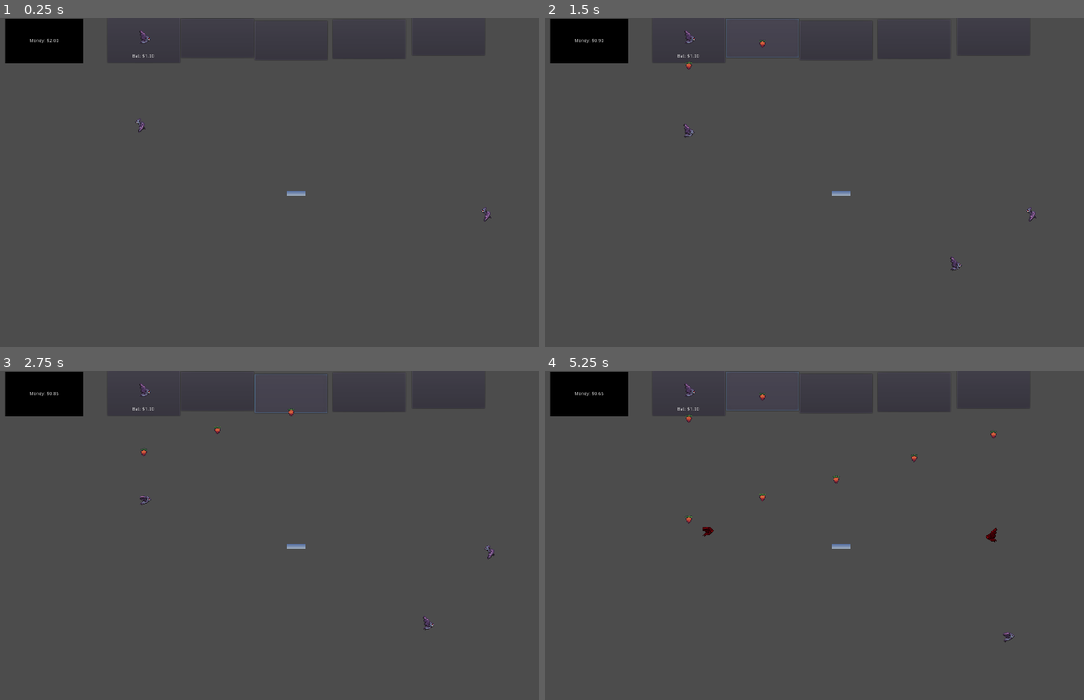
Above: before the commit, frames 1-4 (two rows, left to right).
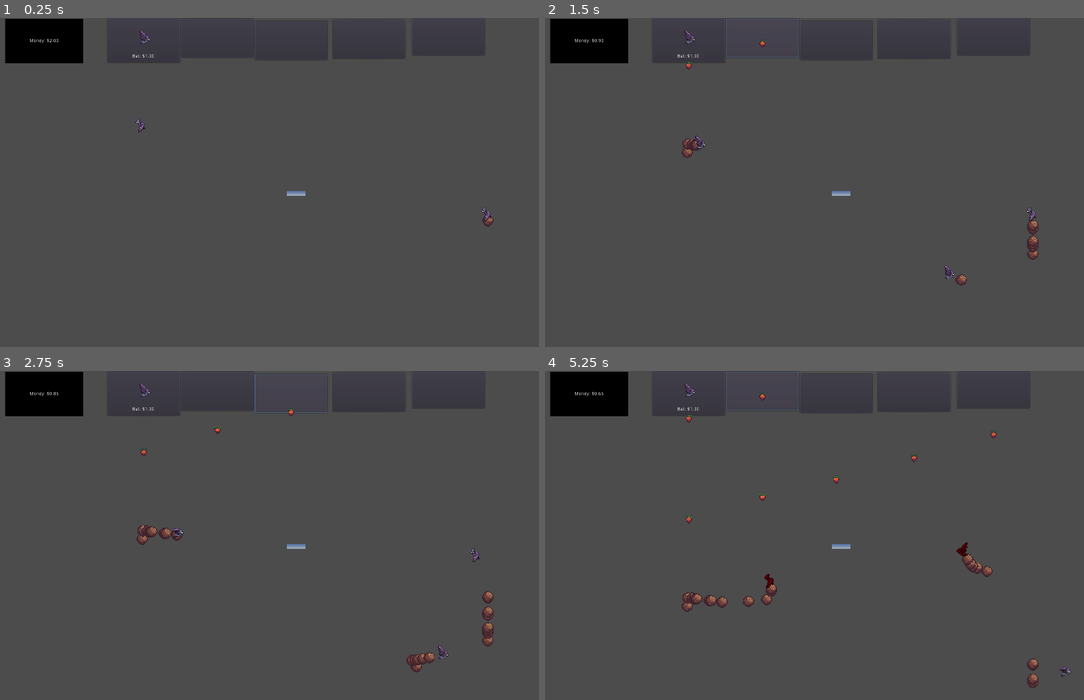
Above: after the commit, the same moments.

Repository: BranRead/Batty_Farming
Game: Godot game, scene res://main.tscn
Same seed, same stepped clock (60 frames per second), same inputs: the game is played once before the commit and once after it. A sky picture missing from this copy of the repository is replaced by a grey-blue gradient.
Inputs (mouse positions are in pixels of both pictures, inside the frame that each line leads up to):
- Up to frame 1 (0.25 s): no input
- Up to frame 2 (1.5 s): click "Bat: $1.00" at 0.5 s; click (760, 37) at 1.25 s
- Up to frame 3 (2.75 s): click (291, 394) at 2 s
- Up to frame 4 (5.25 s): click (911, 390) at 2.75 s; click (992, 387) at 3.5 s; click "Bat: $1.00" at 4.25 s; click (760, 390) at 5 s

The runs differ from the first frame. In frame 1, less than 0.1% of the frame differs, in the area x 89-92%, y 59-64%; in frame 2, 0.5%; in frame 3, 0.9%; in frame 4, 1.0%, in the area x 25-98%, y 47-97%.

Commit message:
Fixed sound for collecting bat guano
Sounds may change

Diff:
--- a/Bat.tscn
+++ b/Bat.tscn
@@ -1,7 +1,8 @@
-[gd_scene load_steps=12 format=2]
+[gd_scene load_steps=13 format=2]
 
 [ext_resource path="res://Timer.gd" type="Script" id=1]
 [ext_resource path="res://images/bat.png" type="Texture" id=2]
+[ext_resource path="res://audio/Sword_Slash.wav" type="AudioStream" id=3]
 
 [sub_resource type="GDScript" id=25]
 resource_local_to_scene = true
@@ -22,6 +23,7 @@
 export var movement_change_threshold : float = 0.99
 var rng = RandomNumberGenerator.new()
 onready var animated_sprite : AnimatedSprite = $AnimatedSprite
+onready var audio : AudioStreamPlayer = $EatSound
 
 # Called when the node enters the scene tree for the first time.
 func _ready():
@@ -36,15 +38,15 @@
 			self.velocity.x = rng.randf_range(-self.idle_speed, self.idle_speed)
 			#print(idle_speed.x)
 			if self.velocity.x > -lower_speed_threshold && self.velocity.x <= 0:
-				self.velocity.x - lower_speed_threshold
+				self.velocity.x -= lower_speed_threshold
 			elif self.velocity.x < lower_speed_threshold && self.velocity.x > 0:
-				self.velocity.x + lower_speed_threshold
+				self.velocity.x += lower_speed_threshold
 
 			self.velocity.y = rng.randf_range(-self.idle_speed, self.idle_speed)
 			if self.velocity.y > -lower_speed_threshold && self.velocity.y <= 0:
-				self.velocity.y -lower_speed_threshold
+				self.velocity.y -= lower_speed_threshold
 			elif self.velocity.y < lower_speed_threshold && self.velocity.y > 0:
-				self.velocity.y +lower_speed_threshold
+				self.velocity.y += lower_speed_threshold
 	else:
 		#print(\"Firing\")
 		#print(get_parent().get_tree().get_nodes_in_group(\"food\"))
@@ -85,6 +87,7 @@
 
 func _on_Bat_area_entered(area):
 	if area.name_check == \"food\" && self.isHungry:
+		audio.play()
 		self.timesFed += 1
 		#print(\"The bat ate the strawberry\")
 		area.free()
@@ -168,6 +171,7 @@
 __meta__ = {
 "_edit_group_": true
 }
+drop_threshold = 0.954
 
 [node name="AnimatedSprite" type="AnimatedSprite" parent="."]
 frames = SubResource( 14 )
@@ -181,5 +185,8 @@
 [node name="HungerTimer" type="Timer" parent="."]
 script = ExtResource( 1 )
 
+[node name="EatSound" type="AudioStreamPlayer" parent="."]
+stream = ExtResource( 3 )
+
 [connection signal="area_entered" from="." to="." method="_on_Bat_area_entered"]
 [connection signal="timeout" from="HungerTimer" to="." method="_on_Timer_timeout"]
--- a/Food.gd
+++ b/Food.gd
@@ -3,6 +3,7 @@
 export var falling_speed : float = 80
 var name_check : String = "food";
 var cost : float = 0.05
+
 
 # Called when the node enters the scene tree for the first time.
 func _ready():
--- a/Guano.gd
+++ b/Guano.gd
@@ -4,6 +4,8 @@
 var name_check : String = "guano"
 var is_selected : bool = false
 var worth : float = 0.25
+onready var collect_sound : AudioStreamPlayer = $CollectSound
+var is_fallen_off_screen = false
 
 # Called when the node enters the scene tree for the first time.
 func _ready():
@@ -15,14 +17,17 @@
 
 	if Input.is_action_just_pressed("click") && is_selected:
 		#print("Clicking Guano")
-		get_parent().guano_collected += 1
-		get_parent().money += self.worth
-		get_parent().get_node("MoneyLabel").update_money()
-		#print("Guano collected: " + str(get_parent().guano_collected))
-		self.queue_free()
+		collect_guano()
 
 func _on_Guano_mouse_entered():
 	is_selected = true
 
 func _on_Guano_mouse_exited():
 	is_selected = false
+
+func collect_guano():
+	get_parent().guano_collected += 1
+	get_parent().money += self.worth
+	get_parent().get_node("MoneyLabel").update_money()
+	#print("Guano collected: " + str(get_parent().guano_collected))
+	self.queue_free()
--- a/Guano.tscn
+++ b/Guano.tscn
@@ -1,7 +1,8 @@
-[gd_scene load_steps=6 format=2]
+[gd_scene load_steps=7 format=2]
 
 [ext_resource path="res://images/spritesheet-48.png" type="Texture" id=1]
 [ext_resource path="res://Guano.gd" type="Script" id=2]
+[ext_resource path="res://audio/Low_Health.wav" type="AudioStream" id=3]
 
 [sub_resource type="AtlasTexture" id=4]
 atlas = ExtResource( 1 )
@@ -28,6 +29,10 @@
 [node name="CollisionShape2D" type="CollisionShape2D" parent="."]
 shape = SubResource( 6 )
 
+[node name="CollectSound" type="AudioStreamPlayer" parent="."]
+stream = ExtResource( 3 )
+
+[connection signal="child_exiting_tree" from="." to="." method="_on_Guano_child_exiting_tree"]
 [connection signal="input_event" from="." to="." method="_on_Guano_input_event"]
 [connection signal="mouse_entered" from="." to="." method="_on_Guano_mouse_entered"]
 [connection signal="mouse_exited" from="." to="." method="_on_Guano_mouse_exited"]
--- a/main.tscn
+++ b/main.tscn
@@ -8,6 +8,7 @@
 [ext_resource path="res://Mouse.gd" type="Script" id=6]
 [ext_resource path="res://images/batIcon.png" type="Texture" id=7]
 [ext_resource path="res://MoneyLabel.gd" type="Script" id=8]
+[ext_resource path="res://audio/Low_Health.wav" type="AudioStream" id=9]
 
 [sub_resource type="GDScript" id=1]
 script/source = "extends Node
@@ -18,6 +19,7 @@
 var is_mouse_touching_something : bool = false
 var money : float = 2.00
 export var summon_buffer : int = 200
+onready var collect_guano : AudioStreamPlayer = $CollectGuano
 
 # Called when the node enters the scene tree for the first time.
 func _ready():
@@ -75,8 +77,19 @@
 
 
 func _on_BottomScreen_area_entered(area):
+	if area.name_check == \"guano\":
+		area.is_fallen_off_screen = true
 	if area.name_check == \"food\" || area.name_check == \"guano\":
 		area.queue_free()
+
+
+
+func _on_Main_child_exiting_tree(node):
+	if node.name_check == \"guano\":
+		if !node.is_fallen_off_screen:
+			collect_guano.play()
+
+	#print(node.name_check)
 "
 
 [sub_resource type="RectangleShape2D" id=2]
@@ -193,6 +206,10 @@
 valign = 1
 script = ExtResource( 8 )
 
+[node name="CollectGuano" type="AudioStreamPlayer" parent="."]
+stream = ExtResource( 9 )
+
+[connection signal="child_exiting_tree" from="." to="." method="_on_Main_child_exiting_tree"]
 [connection signal="area_entered" from="CanvasLayer/BottomScreen" to="." method="_on_BottomScreen_area_entered"]
 [connection signal="area_entered" from="Mouse" to="." method="_on_Mouse_area_entered"]
 [connection signal="area_exited" from="Mouse" to="." method="_on_Mouse_area_exited"]
Not shown, added: audio/Low_Health.wav.import
Not shown, added: audio/Sword_Slash.wav.import
Not shown: 1 places in main.tscn that only renumber resources
Not shown, added: audio/Low_Health.wav
Not shown, added: audio/Sword_Slash.wav
